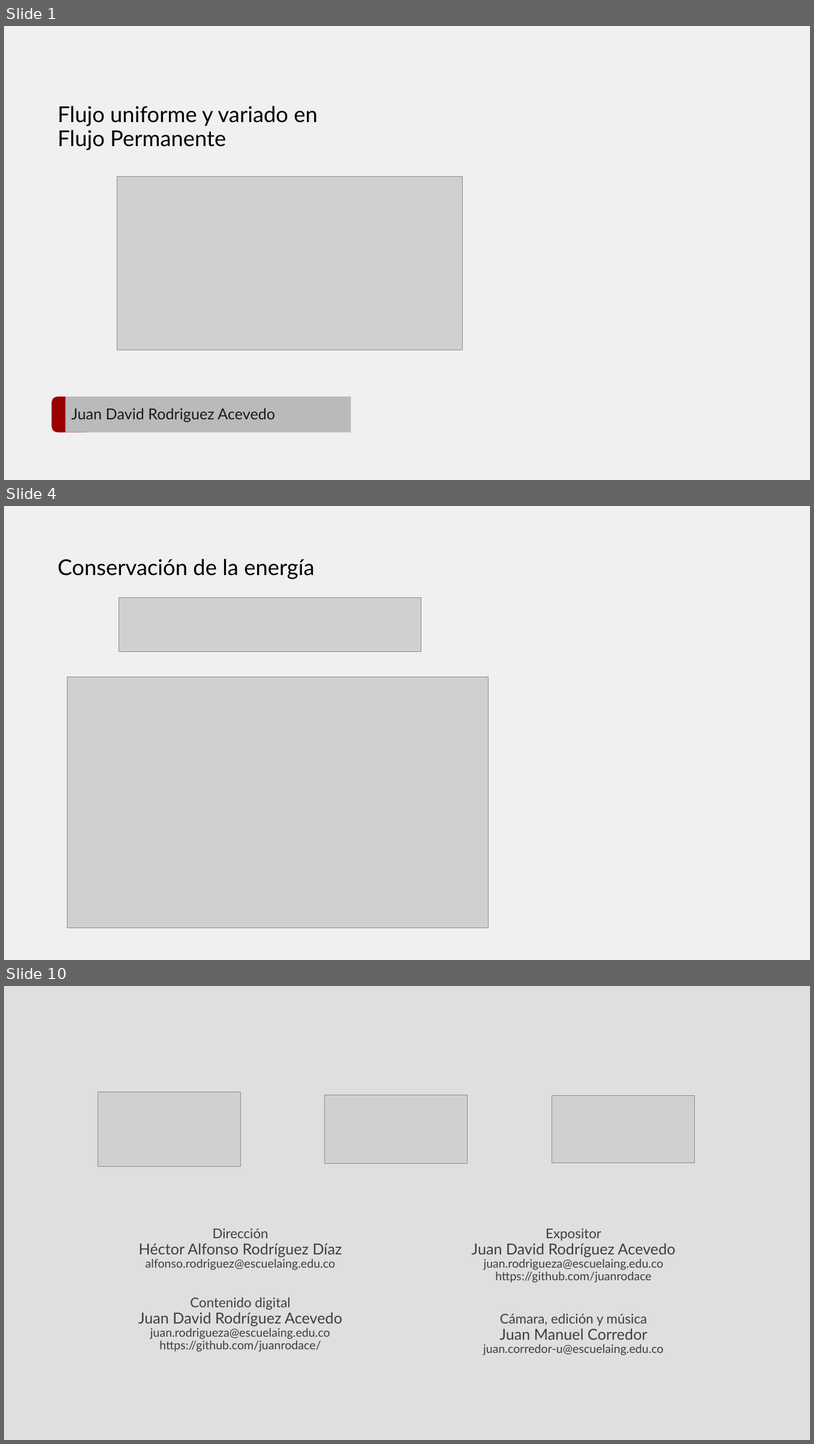
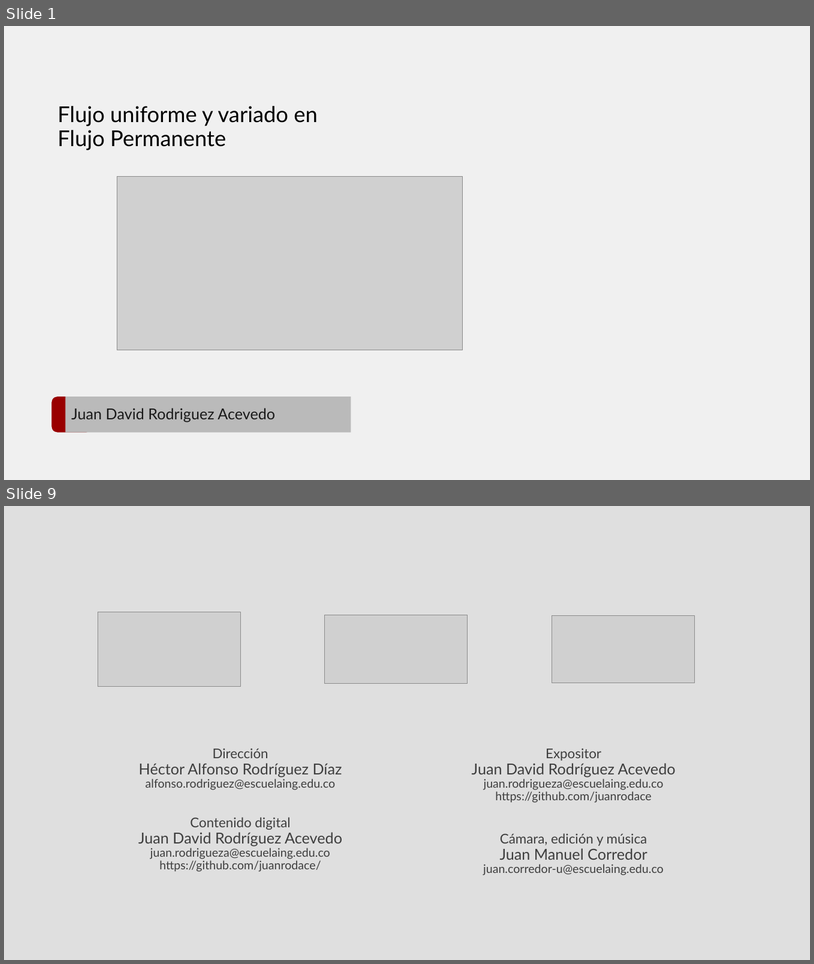
Before and after one commit to juanrodace/J.HRAS, a slide deck: Section01/VariedFlow/HRAS.S1.VF.pptx. Shown one above the other, each under a label of ours: slides 1, 4 and 10 before the commit, slides 1 and 9 after it; the slides between them are not shown. The pictures are 814x1444 and 814x964 pixels, drawn with LibreOffice and Linux fonts; fonts in the diff are those of the drawing; grey boxes stand for pictures; background and template pictures are left out. Boxes give left, top, right and bottom in pixels: in the first picture for what was removed or moved away, otherwise in the second. Text is boxed around its words. In the diff, an @@ line names an element or a change of style, - is before the commit and + after.

```diff
--- a/Section01/VariedFlow/HRAS.S1.VF.pptx
+++ b/Section01/VariedFlow/HRAS.S1.VF.pptx
@@ slide 4 removed at bbox=[4, 506, 810, 960], background #F0F0F0 @@
@@ title removed at bbox=[57, 559, 314, 579] @@
-Conservación de la energía
@@ picture removed at bbox=[119, 598, 422, 652] @@
@@ picture removed at bbox=[68, 676, 489, 928] @@
@@ what was slide 10 is now slide 9 @@
```
Also in this commit, not shown: 2 slides changed, 5 slides added, 5 other slides removed.
